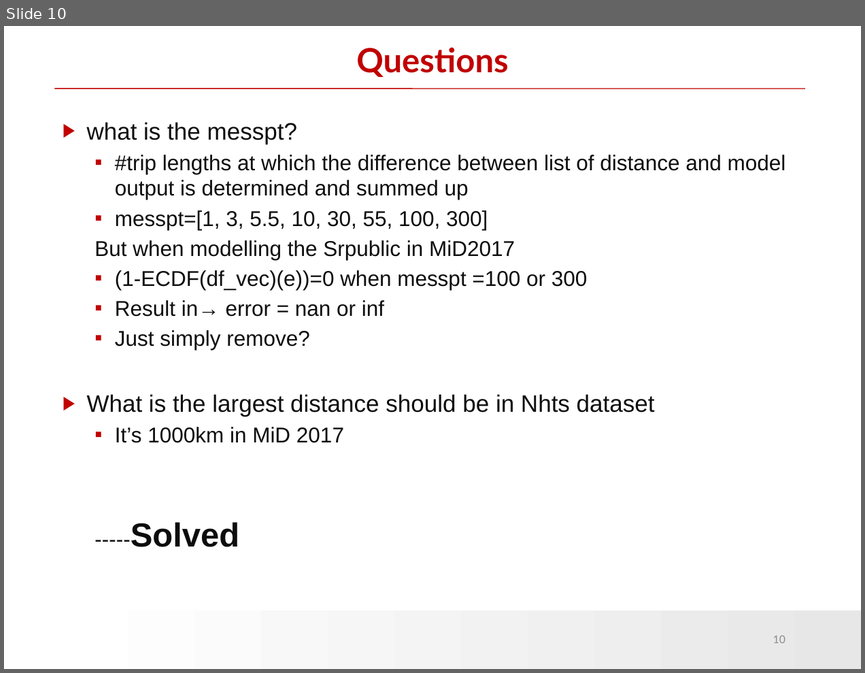
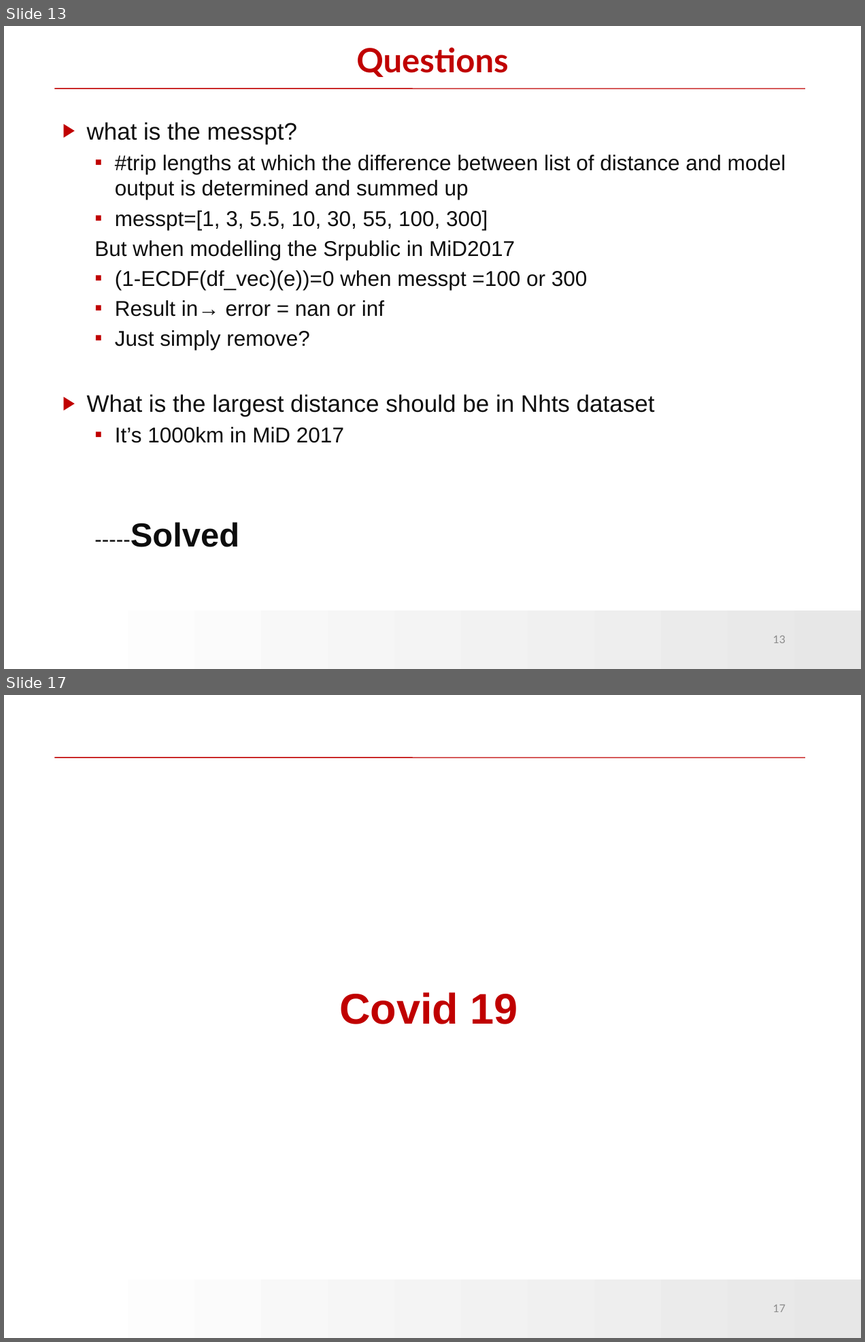
Before and after one commit to HuiranLiu/Long-distance-travel-human-mobility, a slide deck: Mobility_Levy.pptx. Shown one above the other, each under a label of ours: slide 10 before the commit, slides 13 and 17 after it; the slides between them are not shown. The pictures are 865x673 and 865x1342 pixels, drawn with LibreOffice and Linux fonts; fonts in the diff are those of the drawing; background and template pictures are left out. Boxes give left, top, right and bottom in pixels: in the first picture for what was removed or moved away, otherwise in the second. Text is boxed around its words. In the diff, an @@ line names an element or a change of style, - is before the commit and + after.

Commit message:
remodelling and covid coloring

```diff
--- a/Mobility_Levy.pptx
+++ b/Mobility_Levy.pptx
@@ slide 17 added at [4, 695, 861, 1338], background #FFFFFF; not listed: 2 template elements that a slide beside it also shows @@
@@ title added at [339, 992, 518, 1024], 36 pt, text #C00000, bold @@
+Covid 19
@@ page number added at [773, 1304, 785, 1312], 9 pt, text #8C8C8C @@
+17
@@ what was slide 10 is now slide 13 @@
@@ page number at [773, 635, 785, 643]: text changed @@
-10
+13
```
Also in this commit, not shown: 8 other slides added, 3 other files.
